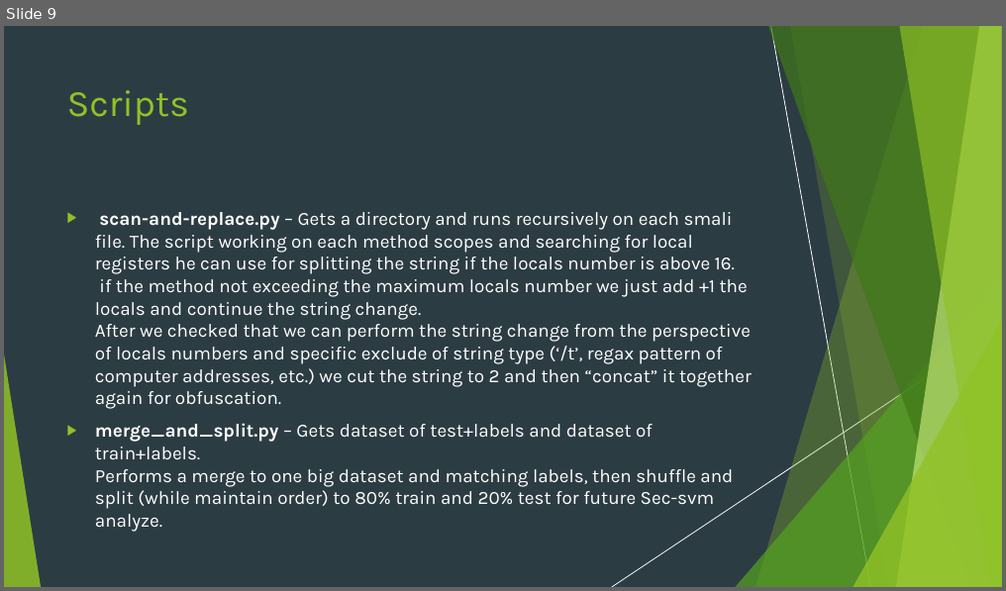
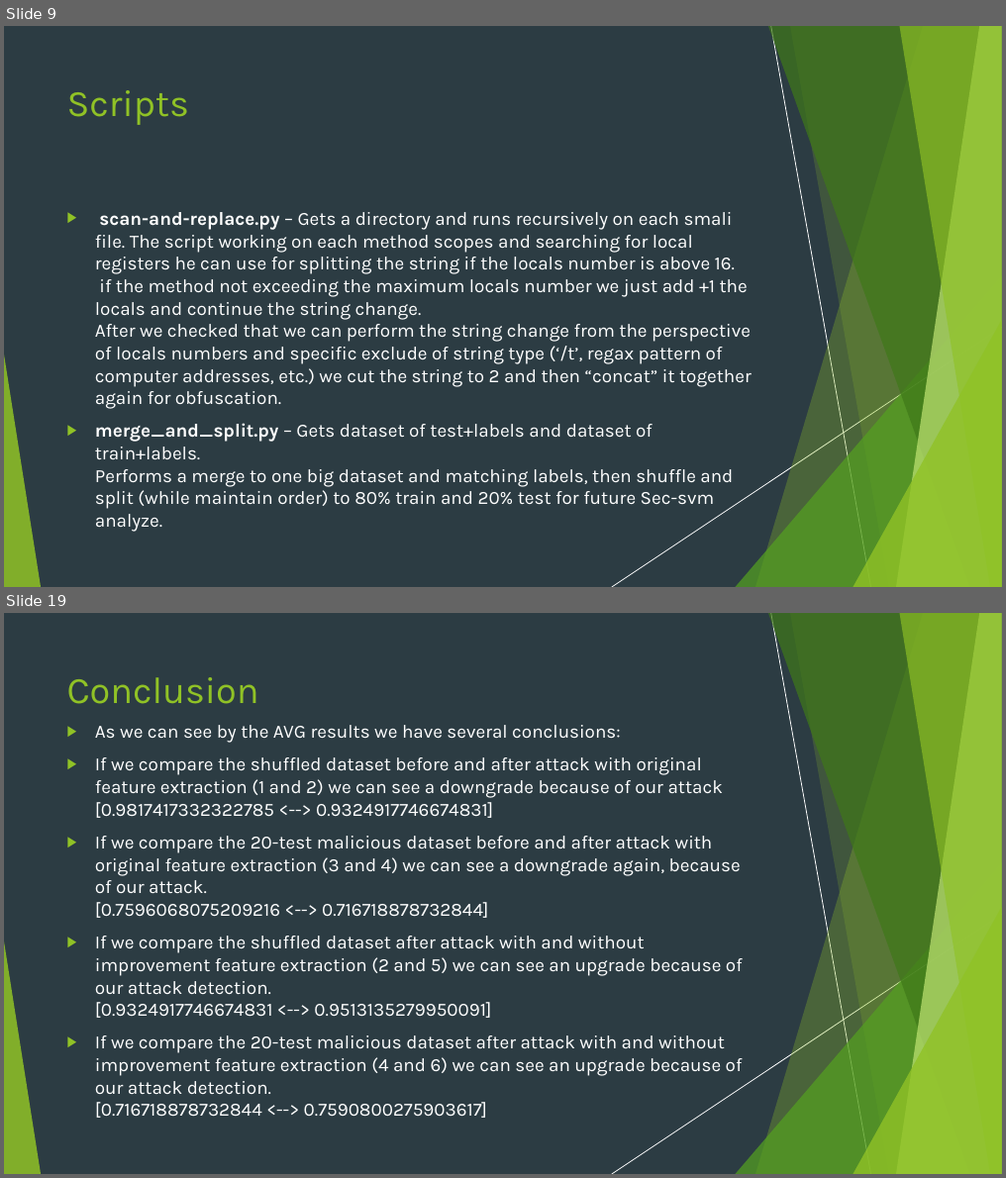
Before and after one commit to nivtal9/Sec-SVM-Final-Project, a slide deck: Sec-svm-demonstration.pptx. Shown one above the other, each under a label of ours: slide 9 before the commit, slides 9 and 19 after it; the slides between them are not shown. The pictures are 1006x591 and 1006x1178 pixels, drawn with LibreOffice and Linux fonts; fonts in the diff are those of the drawing. Boxes give left, top, right and bottom in pixels: in the first picture for what was removed or moved away, otherwise in the second. Text is boxed around its words. In the diff, an @@ line names an element or a change of style, - is before the commit and + after.

```diff
--- a/Sec-svm-demonstration.pptx
+++ b/Sec-svm-demonstration.pptx
@@ slide 19 added at (4, 613, 1002, 1174), background #2C3C43; not listed: 10 template elements that a slide beside it also shows @@
@@ rectangle added at (4, 613, 1002, 1174), fill #2C3C43 @@
@@ title added at (67, 677, 259, 704), 36 pt, text #90C226 @@
+Conclusion
@@ text added at (95, 725, 743, 1118), 18 pt, text #FFFFFF @@
+▶ As we can see by the AVG results we have several conclusions:
+▶ If we compare the shuffled dataset before and after attack with original feature extraction (1 and 2) we can see a downgrade because of our attack
+  [0.9817417332322785 <--> 0.9324917746674831]
+▶ If we compare the 20-test malicious dataset before and after attack with original feature extraction (3 and 4) we can see a downgrade again, because of our attack.
+  [0.7596068075209216 <--> 0.716718878732844]
+▶ If we compare the shuffled dataset after attack with and without improvement feature extraction (2 and 5) we can see an upgrade because of our attack detection.
+  [0.9324917746674831 <--> 0.9513135279950091]
+▶ If we compare the 20-test malicious dataset after attack with and without improvement feature extraction (4 and 6) we can see an upgrade because of our attack detection.
+  [0.716718878732844 <--> 0.7590800275903617]
@@ group added at (4, 613, 1002, 1174): 5 freeform shapes, 3 triangles, 2 lines @@
```
Also in this commit, not shown: 3 slides changed, 8 other slides added, 3 other files.
